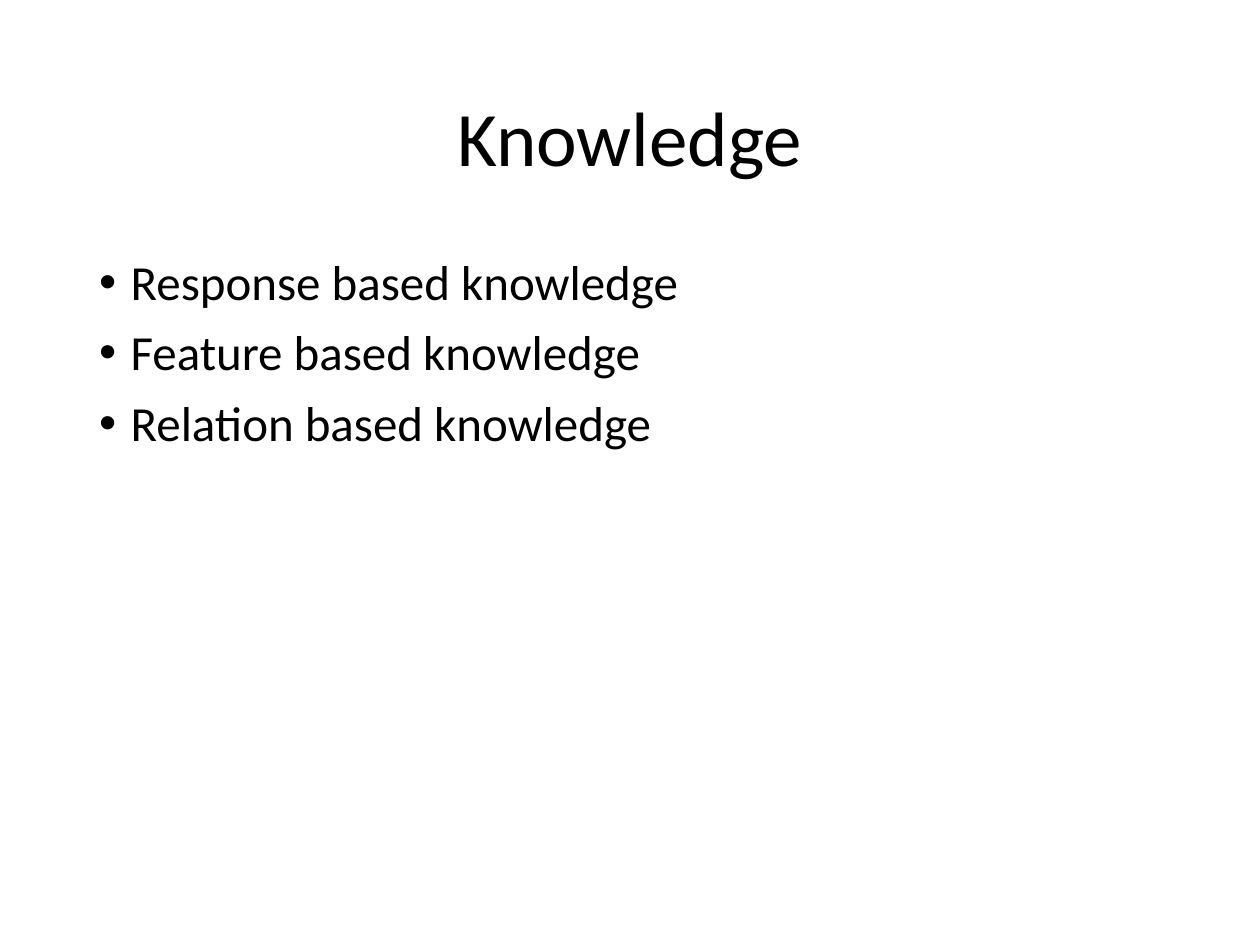
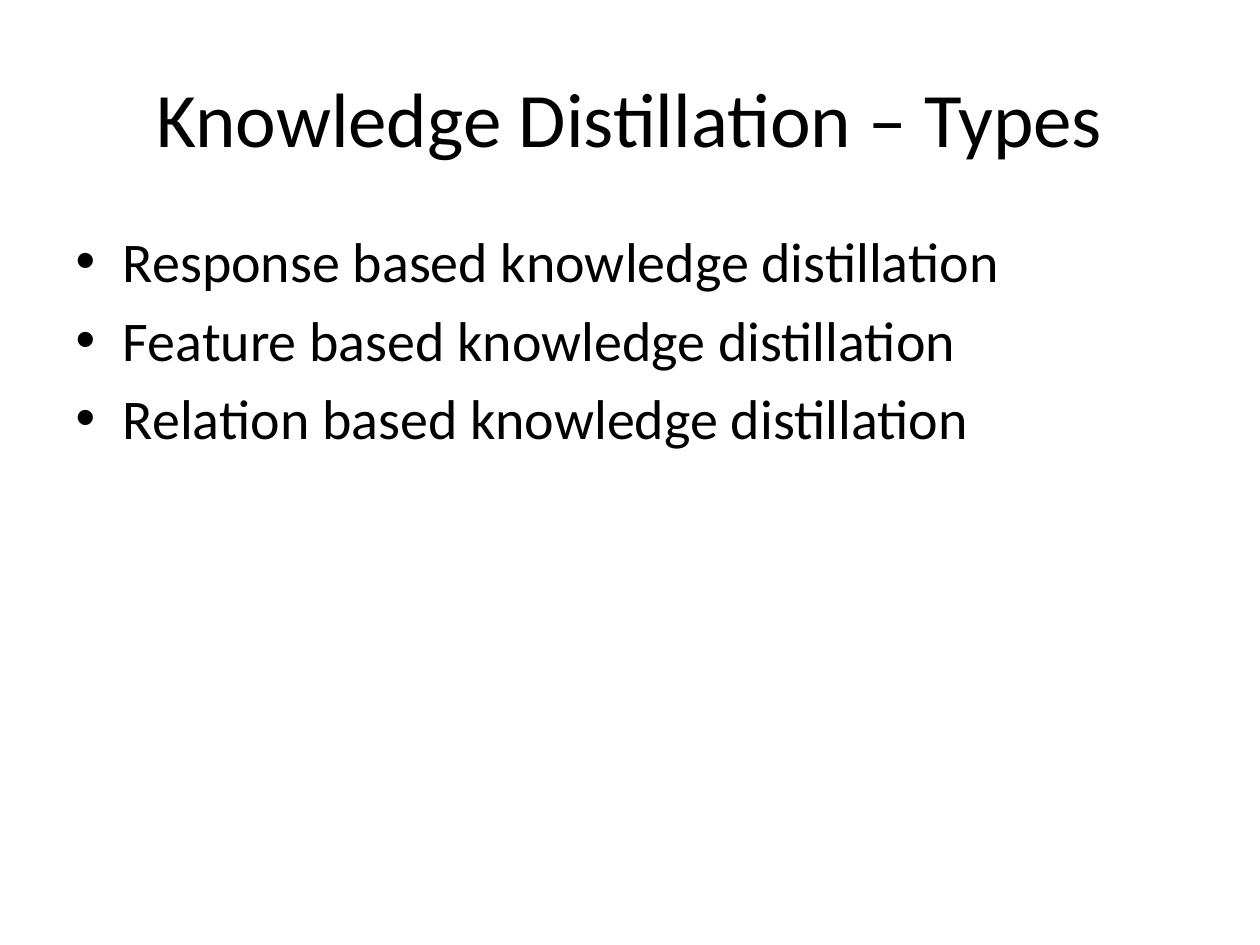
Before and after one commit to look4pritam/KnowledgeDistillation, a slide deck: slide 11 of Presentations/KnowledgeDistillation.pptx (slide 7 before the commit). Drawn at 1260x945 pixels with LibreOffice and Linux fonts; fonts in the diff are those of the drawing. Boxes give left, top, right and bottom in pixels: in the first picture for what was removed or moved away, otherwise in the second. Text is boxed around its words. In the diff, an @@ line names an element or a change of style, - is before the commit and + after.

```diff
--- a/Presentations/KnowledgeDistillation.pptx
+++ b/Presentations/KnowledgeDistillation.pptx
@@ title at (157, 93, 1102, 161): text changed @@
-Knowledge
+Knowledge Distillation – Types
@@ text at (123, 243, 999, 449): text changed; size 28 to 32 pt @@
-• Response based knowledge
-• Feature based knowledge
-• Relation based knowledge
+• Response based knowledge distillation
+• Feature based knowledge distillation
+• Relation based knowledge distillation
```
Also in this commit, not shown: 9 other slides changed, 17 slides added, 12 slides removed.
